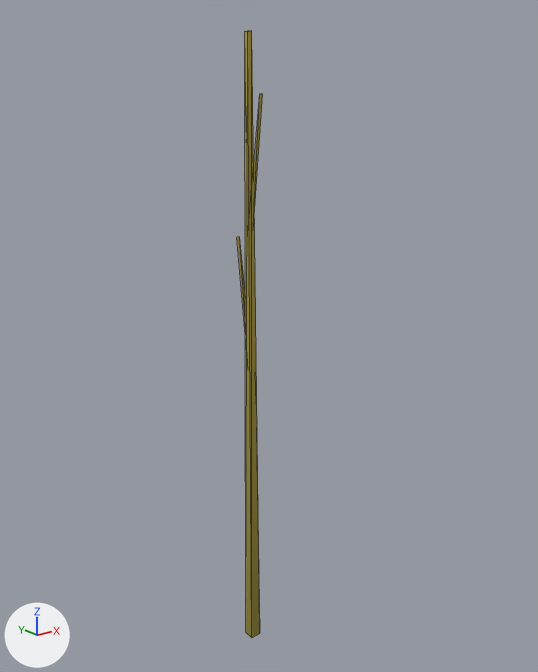
Before and after pictures for a commit that changed the glTF model assets/models/corn_stalk_lod1.glb.
One viewpoint serves both versions: a camera (50 mm lens) standing at (-1.62, -2.13, 2.17) and looking at (0.09, 0.0, 1.32). The lights are fixed; the arrows at lower left show +X, +Y and +Z. The older version comes first. Mesh edges are drawn as thin lines. Vertices at exactly the same position are counted once.

Script lines for the objects in view, before the commit:
```python
me_stalk = bpy.data.meshes.new('Stalk')
me_stalk.from_pydata(...)  # 16 vertices, 12 faces; spans x -0.02..0.02, y -0.07..0.07, z 0.0..2.4
me_stalk.materials.append(mat_mat_corn_stalk)
ob_stalk = bpy.data.objects.new('Stalk', me_stalk)
ob_stalk.location = (0.0, 0.0, 0.0)
```
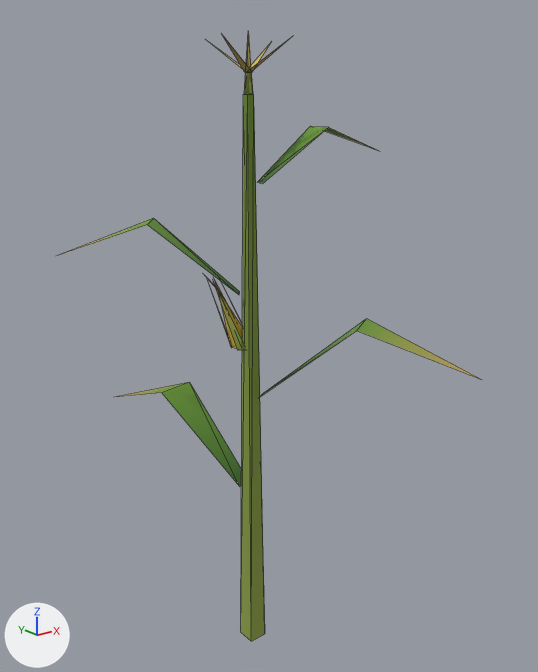
What changed in the scene script:
```text
Change me_stalk:
    used by ob_stalk; location = (0.0, 0.0, 0.0)
    remove me_stalk.from_pydata(...)  # 16 vertices, 12 faces; spans x -0.02..0.02, y -0.07..0.07, z 0.0..2.4
    add me_stalk.from_pydata(...)  # 61 vertices, 35 faces; spans x -0.55..0.49, y -0.72..0.83, z 0.0..2.4
    me_stalk part 1: the loose piece of 8 vertices spanning x -0.02..0.02, y -0.02..0.02, z 0.0..2.4 is scaled about the mesh origin by (1.7, 1.7, 0.917)
    me_stalk part 2
    8 vertices are removed from x -0.01..0.01, y -0.07..0.07, z 1.2..2.2
    4 faces are deleted
    53 vertices are added at x -0.55..0.49, y -0.72..0.83, z 0.7..2.4
    27 new faces join them
```

What differs and where, as boxes [x1, y1, x2, y2] in the pictures (538 x 672 px; the box of a moved part takes in the faces that stretch with it):
'Stalk', reshaped (1448% wider)
    before: [237, 30, 263, 638]
    after: [63, 33, 480, 641]
part 1 of me_stalk, moved or reshaped
    before: [245, 30, 260, 638]
    after: [241, 94, 265, 641]
part 2 of me_stalk, built on
    before: [237, 94, 263, 325]
    after: [63, 33, 480, 487]
